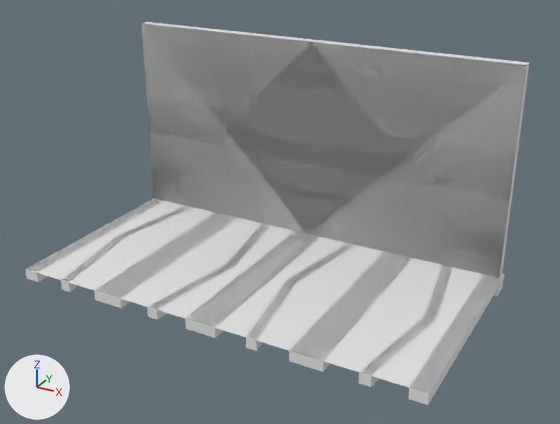
One commit to the OBJ model Data/bmc/tiles/t_192.obj: the scene before it, then after it.
Rendered twice from a 50 mm camera at (0.822, -1.646, 0.868) aimed at (0.027, -0.2, 0.145). The lights are fixed; the arrows at lower left show +X, +Y and +Z. Where no turn or scale is listed for an object, it has been applied to the vertices.

Names of what the first picture shows: 't_192'.
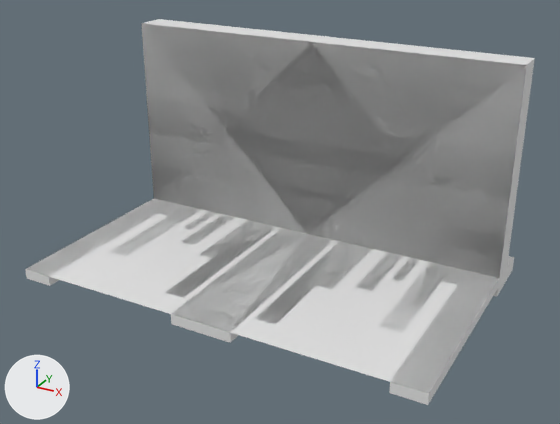
Edits to the bpy script that builds the scene:
```text
Change me_t_192:
    used by ob_t_192; location = (0.0, 0.0, 0.0)
    remove me_t_192.from_pydata(...)  # 150 vertices, 286 faces; spans x -0.5..0.5, y -0.5..0.05, z -0.05..0.5
    add me_t_192.from_pydata(...)  # 130 vertices, 238 faces; spans x -0.5..0.5, y -0.5..0.15, z -0.05..0.5
    me_t_192 part 1: a new loose piece, a box spanning x 0.282..0.307, y -0.126..0.0, z -0.025..0.0
    me_t_192 part 2: a new loose piece, a box spanning x -0.307..-0.282, y -0.126..0.0, z -0.025..0.0
    me_t_192 part 3: a new loose piece, a box spanning x 0.223..0.263, y -0.2..0.0, z -0.025..0.0
    me_t_192 part 4: a new loose piece, a box spanning x -0.263..-0.223, y -0.2..0.0, z -0.025..0.0
    me_t_192 part 5: the loose piece of 20 vertices spanning x 0.071..0.138, y -0.5..0.0, z -0.025..0.0 is rebuilt with 14 vertices and now spans x 0.092..0.182, y -0.429..0.0, z -0.025..0.0
    me_t_192 part 6: the loose piece of 20 vertices spanning x -0.138..-0.071, y -0.5..0.0, z -0.025..0.0 is rebuilt with 14 vertices and now spans x -0.182..-0.092, y -0.429..0.0, z -0.025..0.0
    me_t_192 part 7: the loose piece of 12 vertices spanning x -0.287..-0.213, y -0.5..0.0, z -0.025..0.0 is deleted
    me_t_192 part 8: the loose piece of 12 vertices spanning x 0.213..0.287, y -0.5..0.0, z -0.025..0.0 is deleted
    me_t_192 part 9
    68 vertices are removed from x -0.5..0.5, y -0.5..0.05, z -0.05..0.5
    144 faces are deleted
    36 vertices are added at x -0.5..0.5, y -0.331..0.15, z -0.05..0.5
    8 new vertices lie (-0.075, 0.0, 0.0) away from vertices in x 0.0..0.5, y -0.5..0.0, z -0.025..0.0
    8 new vertices lie (0.075, 0.0, 0.0) away from vertices in x -0.5..0.0, y -0.5..0.0, z -0.025..0.0
    120 new faces join them
```

What differs and where, as boxes [x1, y1, x2, y2] in the pictures (560 x 424 px; the box of a moved part takes in the faces that stretch with it):
't_192', reshaped: before [25, 22, 529, 405]; after [25, 19, 535, 405]
part 1 of me_t_192, added: after [392, 258, 419, 282]
part 2 of me_t_192, added: after [184, 211, 216, 230]
part 3 of me_t_192, added: after [356, 252, 403, 290]
part 4 of me_t_192, added: after [181, 215, 235, 245]
part 5 of me_t_192, rebuilt: before [246, 243, 354, 351]; after [256, 241, 372, 324]
part 6 of me_t_192, rebuilt: before [147, 223, 269, 320]; after [166, 220, 276, 298]
part 7 of me_t_192, deleted: before [94, 213, 236, 308]
part 8 of me_t_192, deleted: before [289, 252, 410, 372]
part 9 of me_t_192, moved or reshaped: before [25, 22, 529, 405]; after [25, 19, 535, 405]
